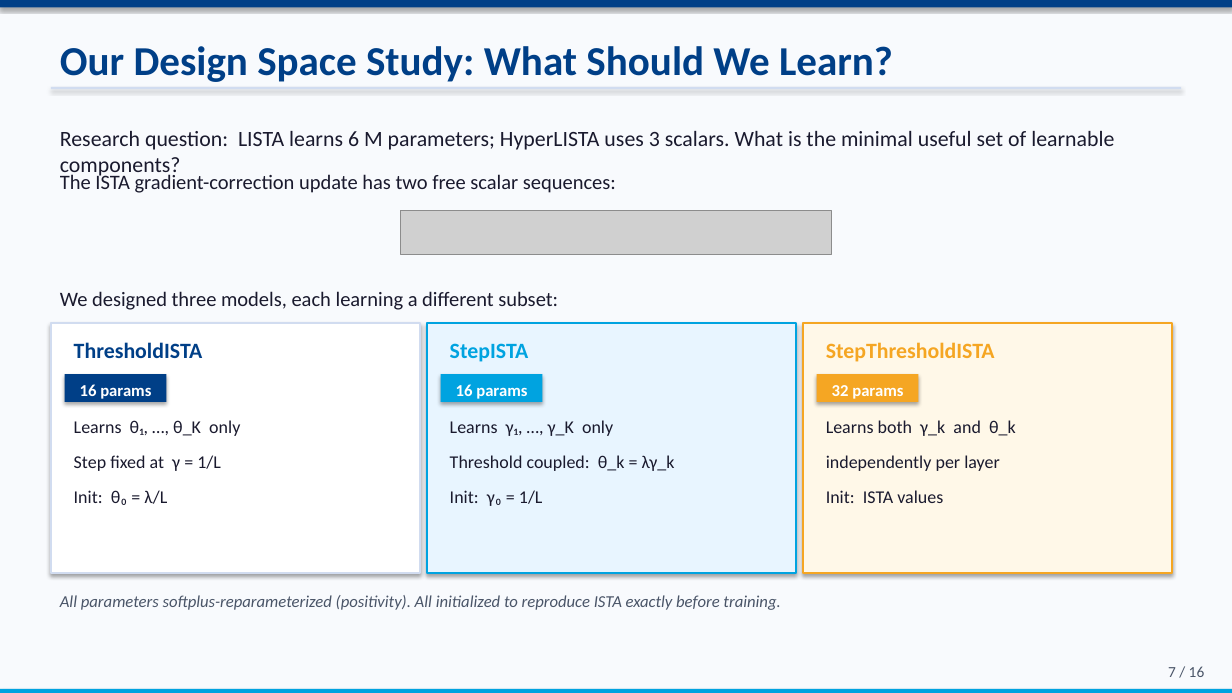
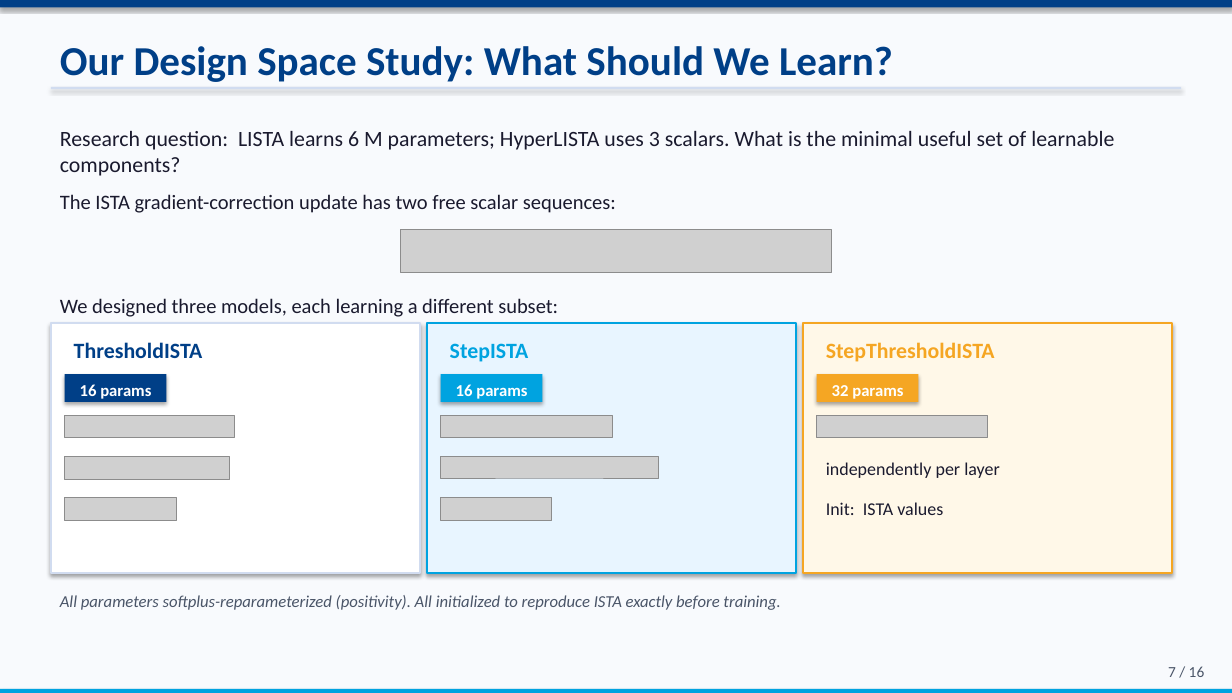
Before and after one commit to ThEpiCake/hyperlista-mbdl, a slide deck: slide 7 of submission/MBDL_Seminar_Presentation.pptx. Drawn at 1232x693 pixels with LibreOffice and Linux fonts; fonts in the diff are those of the drawing; grey boxes stand for pictures. Boxes give left, top, right and bottom in pixels: in the first picture for what was removed or moved away, otherwise in the second. Text is boxed around its words. In the diff, an @@ line names an element or a change of style, - is before the commit and + after.

```diff
--- a/submission/MBDL_Seminar_Presentation.pptx
+++ b/submission/MBDL_Seminar_Presentation.pptx
@@ text "The ISTA gradient-correction update has ...": place and size @@
-text "The ISTA gradient-correction update has ..." at bbox=[60, 172, 616, 193]
+text "The ISTA gradient-correction update has ..." at bbox=[60, 194, 616, 213]
@@ picture: place and size @@
-picture at bbox=[401, 211, 832, 254]
+picture at bbox=[401, 229, 832, 273]
@@ text "We designed three models, each ...": place and size @@
-text "We designed three models, each ..." at bbox=[60, 291, 558, 310]
+text "We designed three models, each ..." at bbox=[60, 298, 558, 317]
@@ picture added at bbox=[65, 416, 235, 437] @@
@@ picture added at bbox=[441, 416, 613, 437] @@
@@ picture added at bbox=[817, 416, 988, 437] @@
@@ text removed at bbox=[74, 420, 240, 436] @@
-Learns θ₁, …, θ_K only
@@ text removed at bbox=[450, 420, 613, 436] @@
-Learns γ₁, …, γ_K only
@@ text removed at bbox=[826, 420, 1016, 436] @@
-Learns both γ_k and θ_k
@@ picture added at bbox=[65, 457, 229, 480] @@
@@ text removed at bbox=[74, 455, 221, 471] @@
-Step fixed at γ = 1/L
@@ picture added at bbox=[441, 457, 658, 478] @@
@@ text removed at bbox=[450, 455, 675, 471] @@
-Threshold coupled: θ_k = λγ_k
@@ text "independently per layer": place and size @@
-text "independently per layer" at bbox=[826, 455, 1000, 471]
+text "independently per layer" at bbox=[826, 462, 1000, 478]
@@ picture added at bbox=[65, 497, 177, 520] @@
@@ text removed at bbox=[74, 490, 167, 505] @@
-Init: θ₀ = λ/L
@@ picture added at bbox=[441, 497, 552, 520] @@
@@ text removed at bbox=[450, 490, 543, 506] @@
-Init: γ₀ = 1/L
@@ text "Init: ISTA values": place and size @@
-text "Init: ISTA values" at bbox=[826, 490, 943, 503]
+text "Init: ISTA values" at bbox=[826, 502, 943, 515]
```
Also in this commit, not shown: 5 other slides changed, 1 other file.
